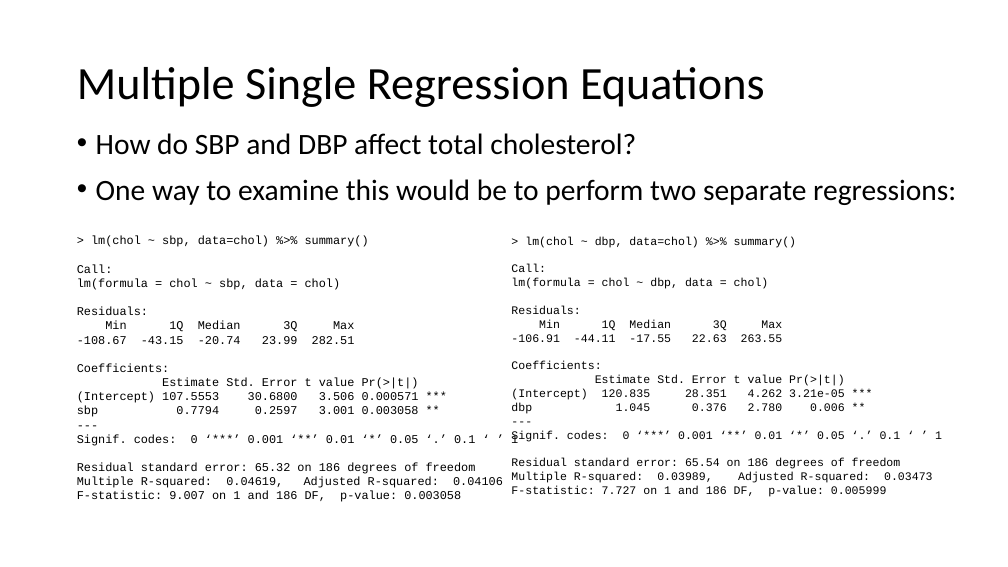
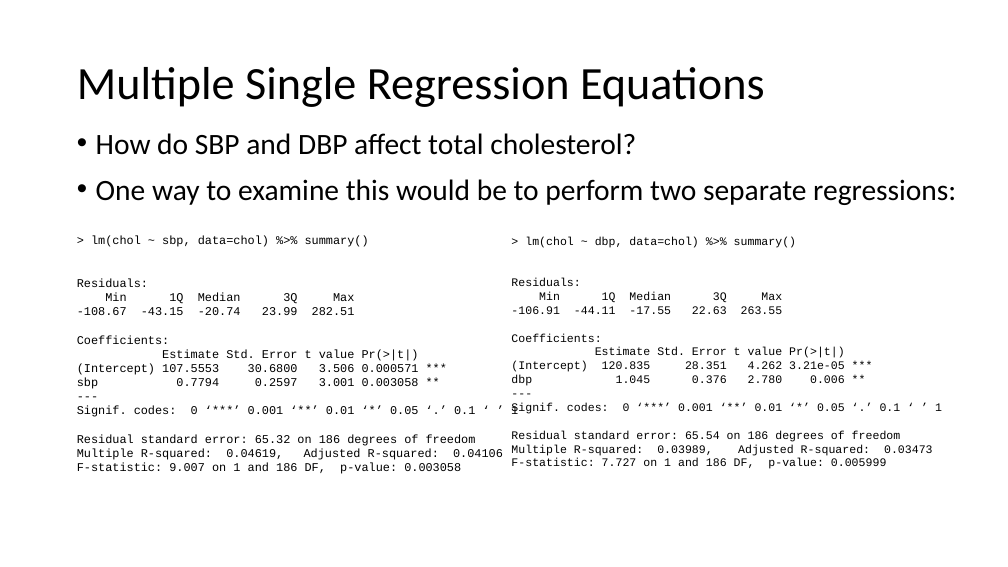
Before and after one commit to USCbiostats/LAsBEST, a slide deck: slide 14 of google-drive/week02/4Thurs/1_Week2_MultipleRegression.pptx. Drawn at 1008x567 pixels with LibreOffice and Linux fonts; fonts in the diff are those of the drawing; background and template pictures are left out. Boxes give left, top, right and bottom in pixels: in the first picture for what was removed or moved away, otherwise in the second. Text is boxed around its words. In the diff, an @@ line names an element or a change of style, - is before the commit and + after.

```diff
--- a/google-drive/week02/4Thurs/1_Week2_MultipleRegression.pptx
+++ b/google-drive/week02/4Thurs/1_Week2_MultipleRegression.pptx
@@ text at (77,264,341,290): paragraphs removed @@
-Call:
-lm(formula = chol ~ sbp, data = chol)
@@ text at (511,264,769,289): paragraphs removed @@
-Call:
-lm(formula = chol ~ dbp, data = chol)
```
Also in this commit, not shown: 15 other slides changed, 1 slide added, 1 slide removed, 1 other file.
